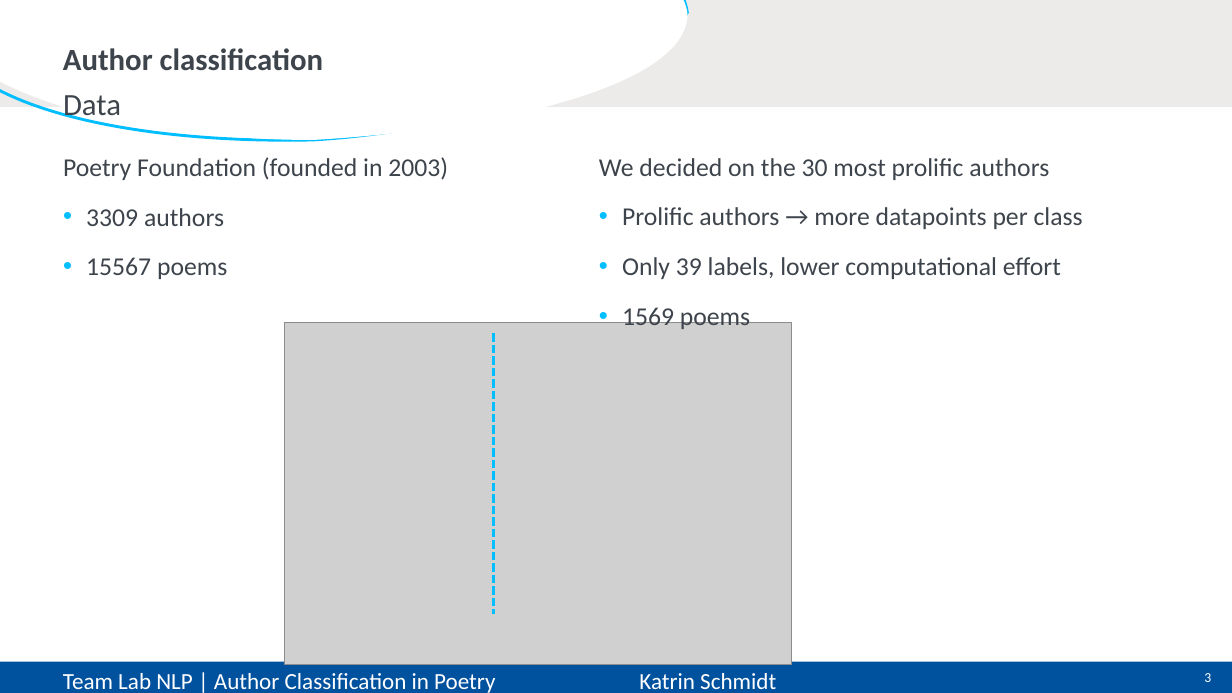
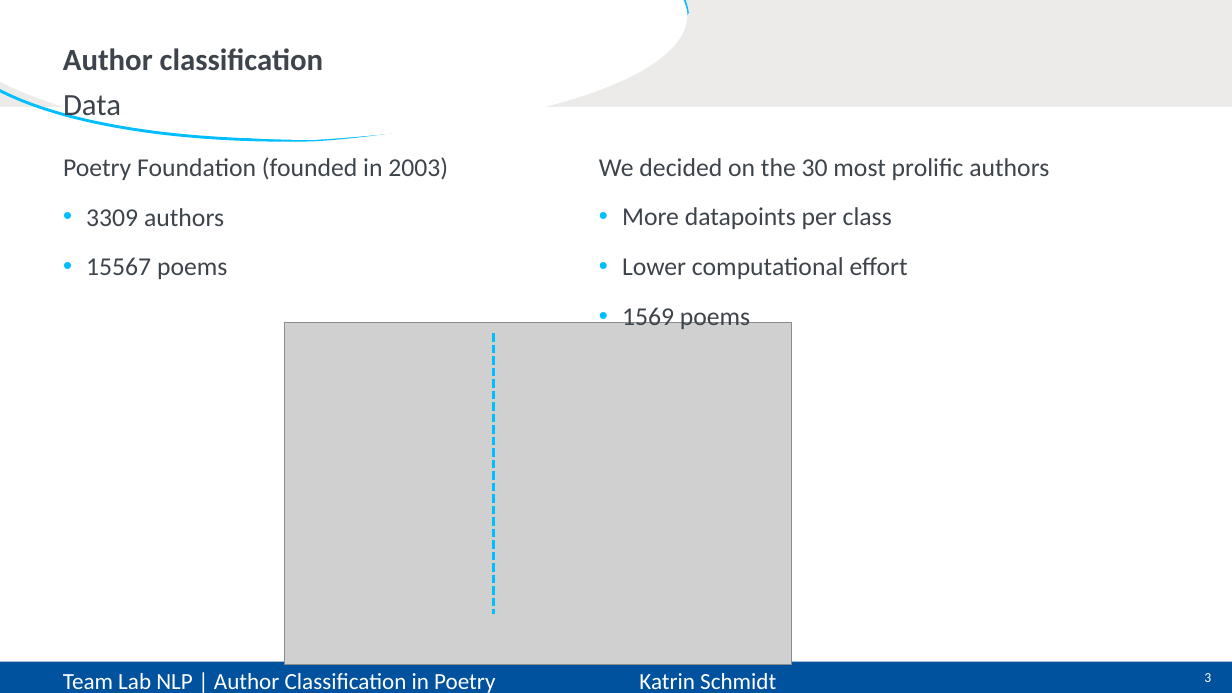
Before and after one commit to CarlottaQuensel/Author_Classification-Team_Lab, a slide deck: slide 3 of reports/TeamLab-presentation.pptx. Drawn at 1232x693 pixels with LibreOffice and Linux fonts; fonts in the diff are those of the drawing; grey boxes stand for pictures. Boxes give left, top, right and bottom in pixels: in the first picture for what was removed or moved away, otherwise in the second. Text is boxed around its words. In the diff, an @@ line names an element or a change of style, - is before the commit and + after.

```diff
--- a/reports/TeamLab-presentation.pptx
+++ b/reports/TeamLab-presentation.pptx
@@ text at (622,207,908,279): text changed @@
-• Prolific authors → more datapoints per class
-• Only 39 labels, lower computational effort
+• More datapoints per class
+• Lower computational effort
```
Also in this commit, not shown: 1 other slide changed.
